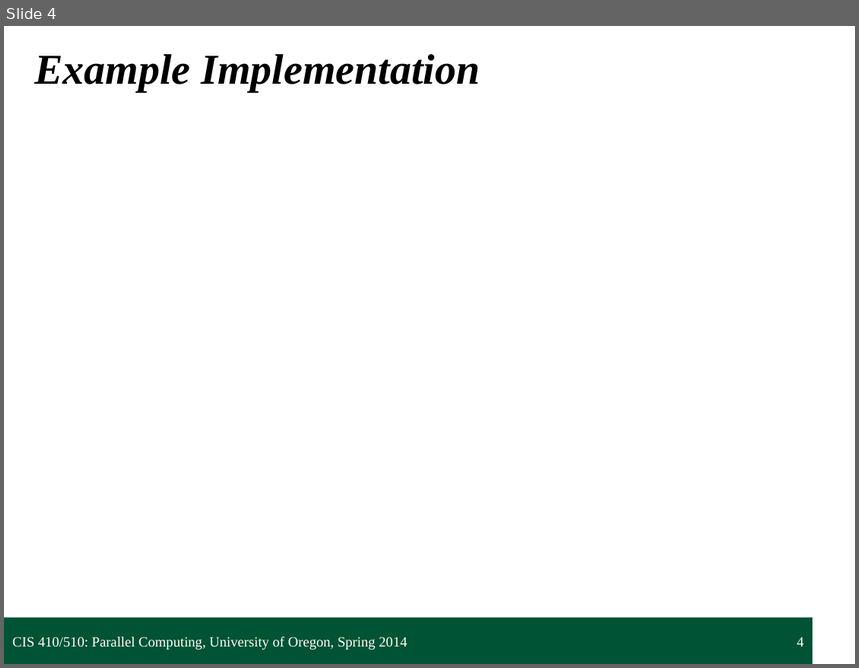
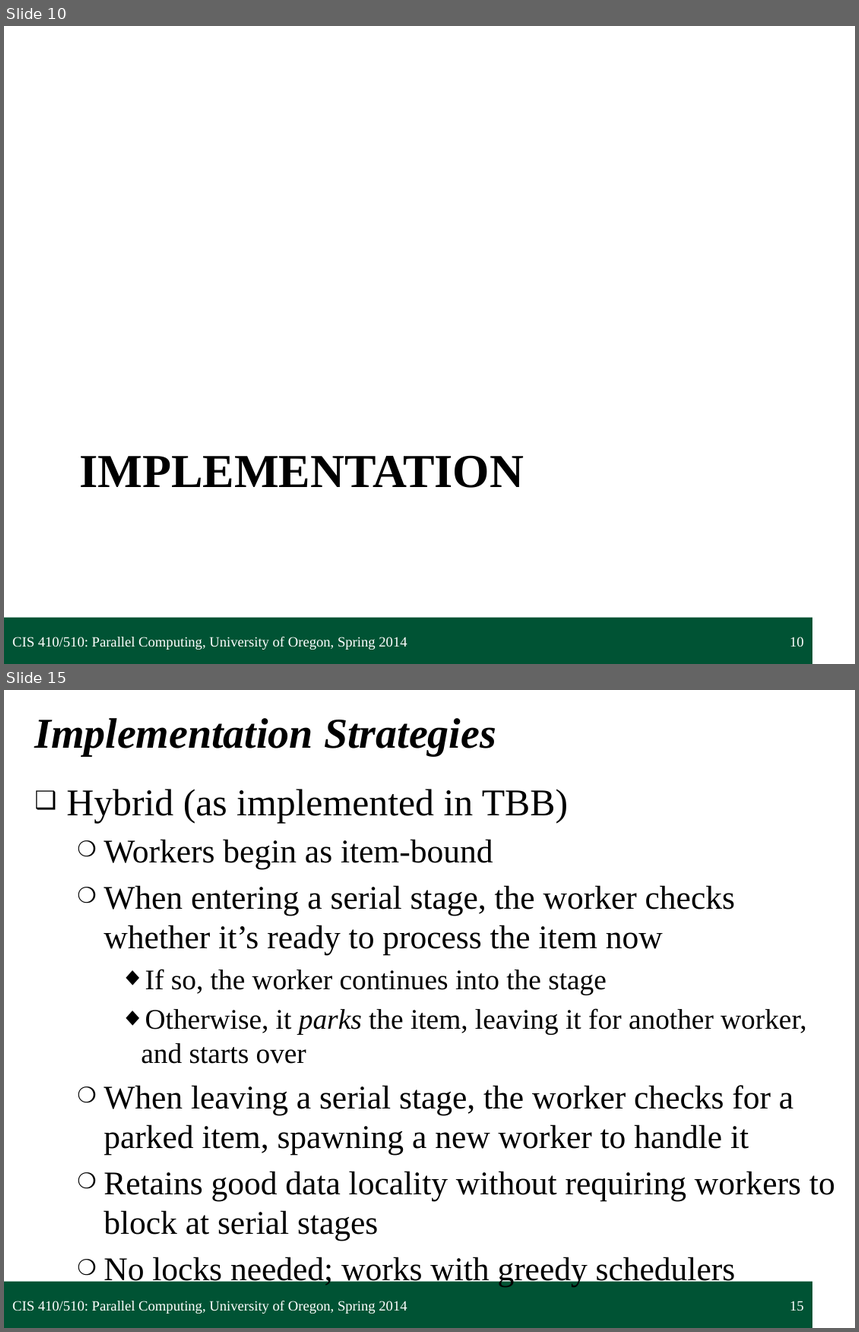
Before and after one commit to UOregonParallel/CourseMaterials, a slide deck: lecture_content/classSlides/6_pipelinePattern/pipelinePattern.pptx. Shown one above the other, each under a label of ours: slide 4 before the commit, slides 10 and 15 after it; the slides between them are not shown. The pictures are 859x668 and 859x1332 pixels, drawn with LibreOffice and Linux fonts; fonts in the diff are those of the drawing; background and template pictures are left out. Boxes give left, top, right and bottom in pixels: in the first picture for what was removed or moved away, otherwise in the second. Text is boxed around its words. In the diff, an @@ line names an element or a change of style, - is before the commit and + after.

```diff
--- a/lecture_content/classSlides/6_pipelinePattern/pipelinePattern.pptx
+++ b/lecture_content/classSlides/6_pipelinePattern/pipelinePattern.pptx
@@ slide 15 added at (4, 690, 855, 1328), background #FFFFFF; not listed: 1 template element that a slide beside it also shows @@
@@ title added at (34, 718, 496, 756), 36 pt, text #000000, bold, italic @@
+Implementation Strategies
@@ text added at (66, 789, 835, 1287), 28 pt, text #000000 @@
+❑ Hybrid (as implemented in TBB)
+  ❍ Workers begin as item-bound
+  ❍ When entering a serial stage, the worker checks whether it’s ready to process the item now
+    ◆ If so, the worker continues into the stage
+    ◆ Otherwise, it parks the item, leaving it for another worker, and starts over
+  ❍ When leaving a serial stage, the worker checks for a parked item, spawning a new worker to handle it
+  ❍ Retains good data locality without requiring workers to block at serial stages
+  ❍ No locks needed; works with greedy schedulers
@@ text added at (12, 1301, 407, 1314), 12 pt, text #FFFFFF @@
+CIS 410/510: Parallel Computing, University of Oregon, Spring 2014
@@ page number added at (790, 1301, 804, 1312), 12 pt, text #FFFFFF @@
+15
@@ what was slide 4 is now slide 10 @@
@@ slide 10 changed as well @@
@@ title "IMPLEMENTATION" at (80, 455, 525, 488): vertical alignment middle to top @@
@@ title at (80, 455, 525, 488): text changed; size 36 to 40 pt; italic off @@
-Example Implementation
+IMPLEMENTATION
@@ page number at (790, 637, 804, 647): text changed @@
-4
+10
```
Also in this commit, not shown: 2 other slides changed, 24 other slides added.
